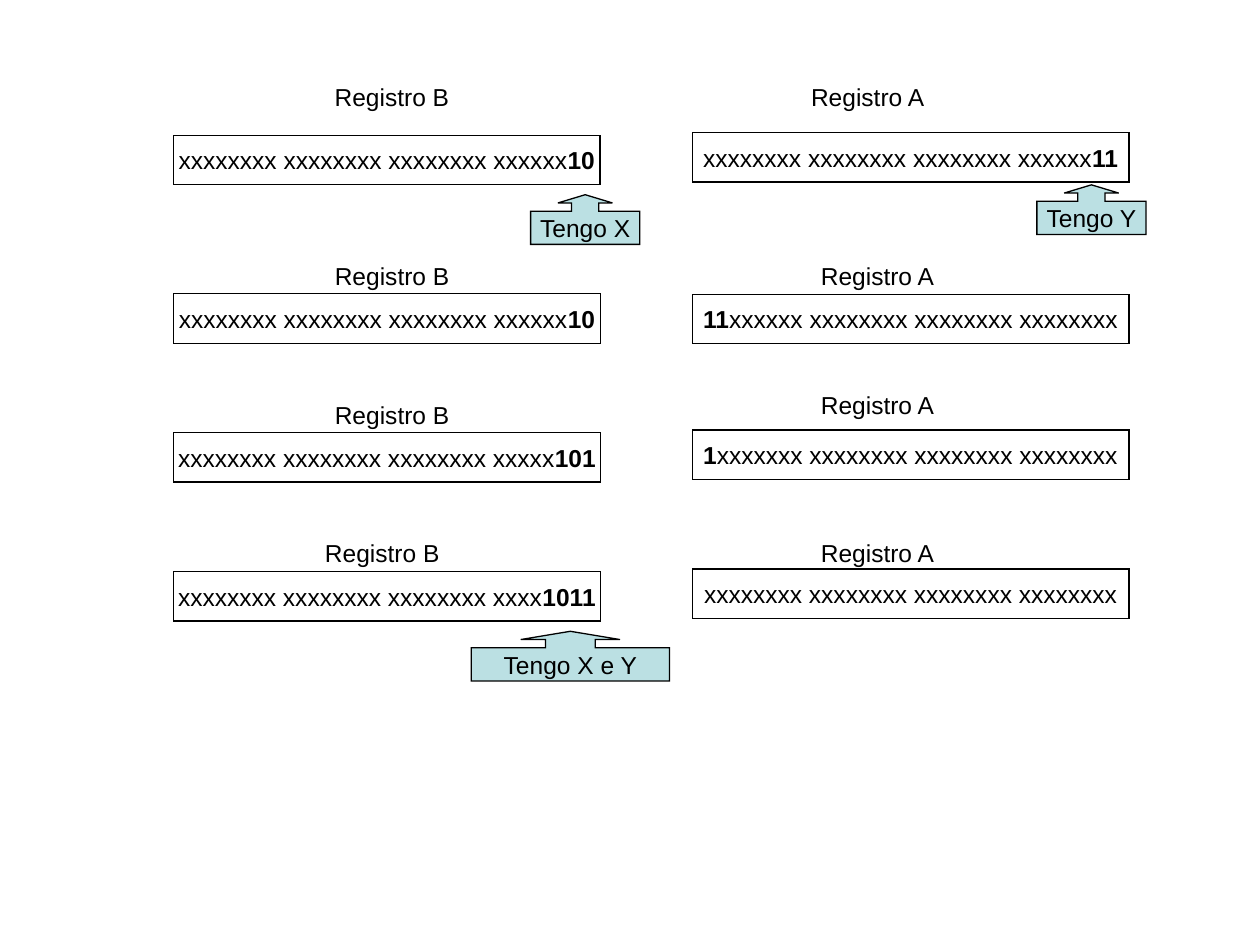
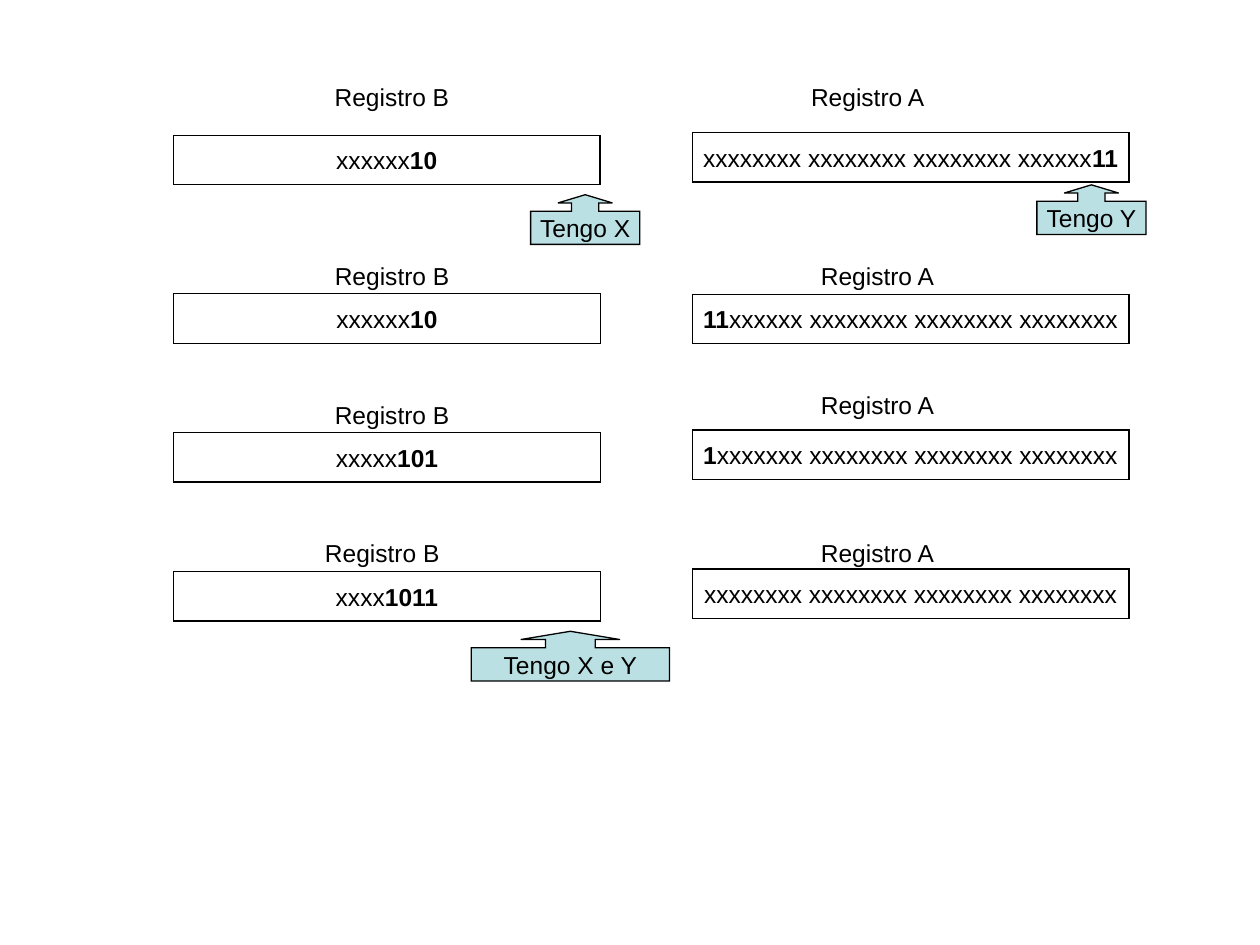
Before and after one commit to marialu2016/orga-2, a slide deck: slide 5 of TP1/Informe Tp1 Orga 2/Presentation1.ppt. Drawn at 1260x945 pixels with LibreOffice and Linux fonts; fonts in the diff are those of the drawing. Boxes give left, top, right and bottom in pixels: in the first picture for what was removed or moved away, otherwise in the second. Text is boxed around its words. In the diff, an @@ line names an element or a change of style, - is before the commit and + after.

```diff
--- a/TP1/Informe Tp1 Orga 2/Presentation1.ppt
+++ b/TP1/Informe Tp1 Orga 2/Presentation1.ppt
@@ text in rectangle at (336, 152, 437, 170): text changed @@
-xxxxxxxx xxxxxxxx xxxxxxxx xxxxxx10
+xxxxxx10
@@ text in rectangle at (336, 311, 437, 329): text changed @@
-xxxxxxxx xxxxxxxx xxxxxxxx xxxxxx10
+xxxxxx10
@@ text in rectangle at (336, 450, 438, 468): text changed @@
-xxxxxxxx xxxxxxxx xxxxxxxx xxxxx101
+xxxxx101
@@ text in rectangle at (336, 589, 438, 607): text changed @@
-xxxxxxxx xxxxxxxx xxxxxxxx xxxx1011
+xxxx1011
```
Also in this commit, not shown: 2 other slides changed, 11 other files.
